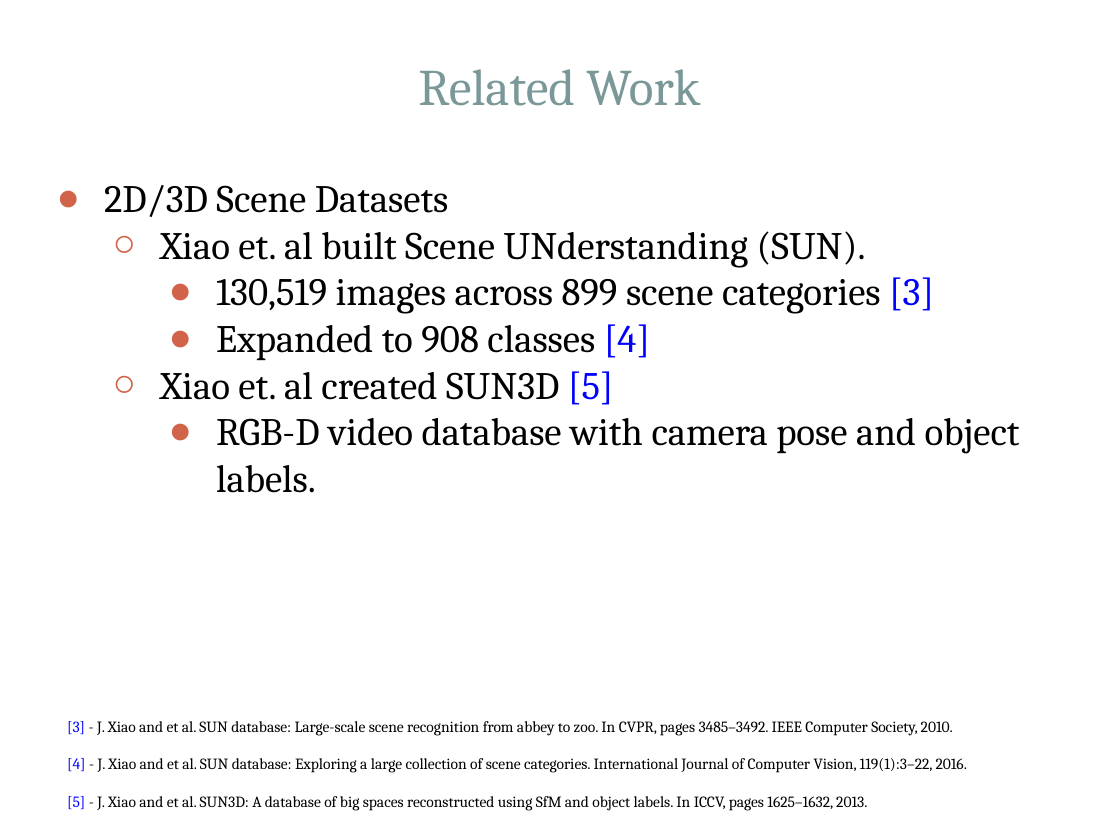
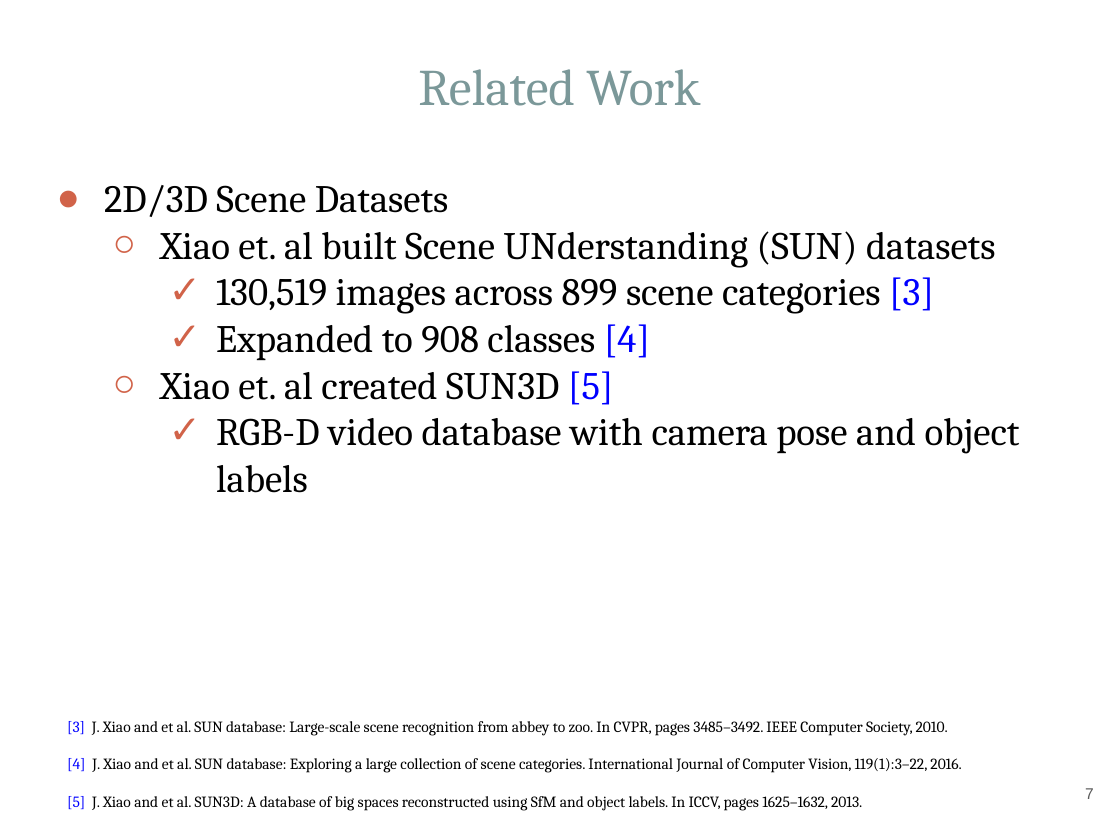
Before and after one commit to Hammania689/shrec_2019, a slide deck: slide 7 of mipr_slides/MIPR.pptx. Drawn at 1120x840 pixels with LibreOffice and Linux fonts; fonts in the diff are those of the drawing. Boxes give left, top, right and bottom in pixels: in the first picture for what was removed or moved away, otherwise in the second. Text is boxed around its words. In the diff, an @@ line names an element or a change of style, - is before the commit and + after.

```diff
--- a/mipr_slides/MIPR.pptx
+++ b/mipr_slides/MIPR.pptx
@@ text at box(160, 231, 995, 268): text changed @@
-  ○ Xiao et. al built Scene UNderstanding (SUN).
+  ○ Xiao et. al built Scene UNderstanding (SUN) datasets
@@ text at box(216, 418, 1020, 493): text changed @@
-    ● RGB-D video database with camera pose and object labels.
+    ✓ RGB-D video database with camera pose and object labels
@@ text at box(67, 721, 961, 811): text changed @@
-[3] - J. Xiao and et al. SUN database: Large-scale scene recognition from abbey to zoo. In CVPR, pages 3485–3492. IEEE Computer Society, 2010.
-[4] - J. Xiao and et al. SUN database: Exploring a large collection of scene categories. International Journal of Computer Vision, 119(1):3–22, 2016.
-[5] - J. Xiao and et al. SUN3D: A database of big spaces reconstructed using SfM and object labels. In ICCV, pages 1625–1632, 2013.
+[3] J. Xiao and et al. SUN database: Large-scale scene recognition from abbey to zoo. In CVPR, pages 3485–3492. IEEE Computer Society, 2010.
+[4] J. Xiao and et al. SUN database: Exploring a large collection of scene categories. International Journal of Computer Vision, 119(1):3–22, 2016.
+[5] J. Xiao and et al. SUN3D: A database of big spaces reconstructed using SfM and object labels. In ICCV, pages 1625–1632, 2013.
@@ page number added at box(1085, 788, 1094, 799), 10 pt, text #595959 @@
+7
```
Also in this commit, not shown: 26 other slides changed, 2 slides added, 4 other files.
